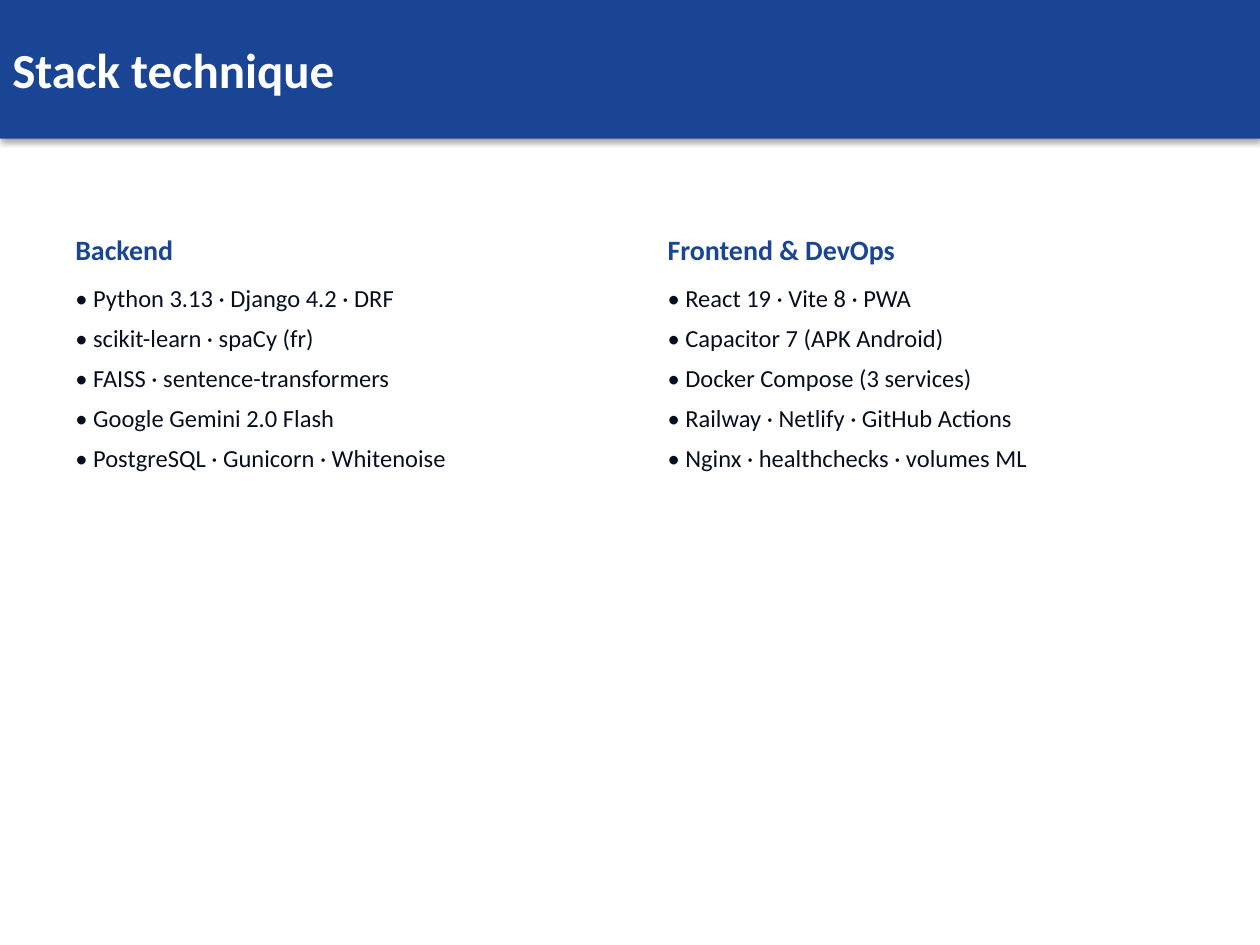
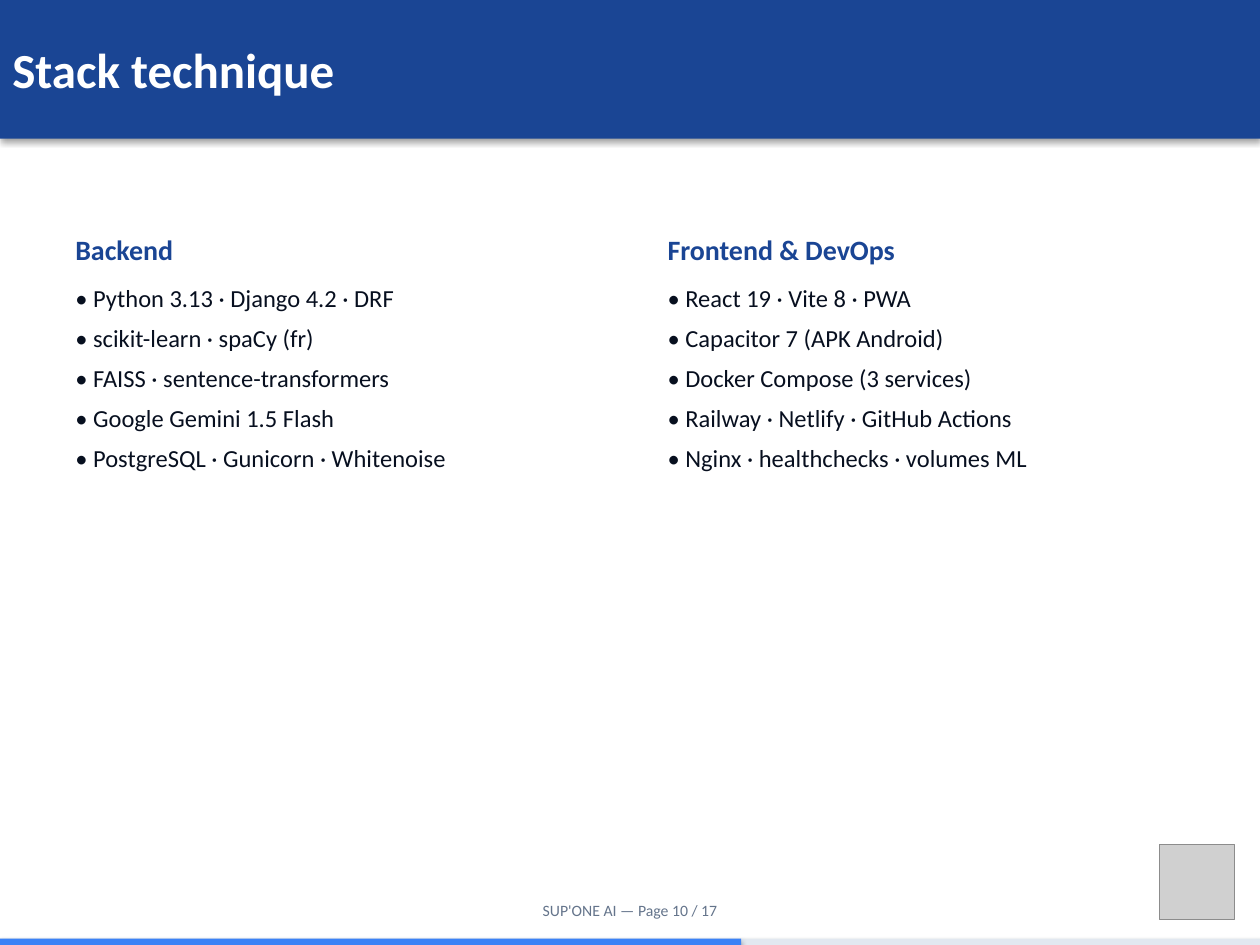
Before and after one commit to nkoumougrinnel/ChatBot, a slide deck: slide 10 of docs/SUPONE_AI_Club_Informatique_SUPPTIC.pptx (slide 7 before the commit). Drawn at 1260x945 pixels with LibreOffice and Linux fonts; fonts in the diff are those of the drawing; grey boxes stand for pictures. Boxes give left, top, right and bottom in pixels: in the first picture for what was removed or moved away, otherwise in the second. Text is boxed around its words. In the diff, an @@ line names an element or a change of style, - is before the commit and + after.

```diff
--- a/docs/SUPONE_AI_Club_Informatique_SUPPTIC.pptx
+++ b/docs/SUPONE_AI_Club_Informatique_SUPPTIC.pptx
@@ text at (93,410,334,432): text changed @@
-• Google Gemini 2.0 Flash
+• Google Gemini 1.5 Flash
@@ picture added at (1159,844,1235,920) @@
@@ text added at (543,905,717,919), 9 pt, text #64748B @@
+SUP'ONE AI — Page 10 / 17
@@ rectangle added at (0,939,1260,945), fill #E2E8F0 @@
@@ rectangle added at (0,939,741,945), fill #3B82F6 @@
```
Also in this commit, not shown: 11 other slides changed, 5 slides added, 2 other files.
